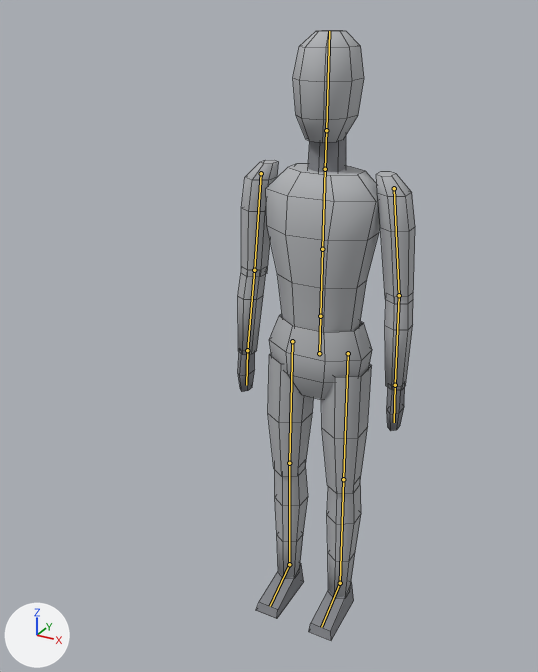
What one commit did to the Blender file art/player.blend.
Both versions are drawn from a camera (50 mm lens) standing at (0.829, -1.818, 1.85) and looking at (-0.092, -0.143, 1.013). Arrows for +X, +Y and +Z are at lower left; the lights stay in place. The older version comes first. The bones that bend it are drawn over the model as lines. Mesh edges are drawn as thin lines.

The first picture shows 'Player'.
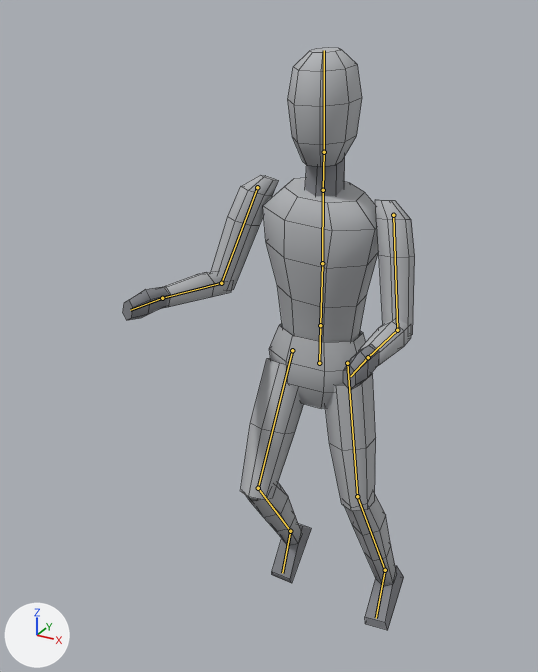
The newer file adds an action. The first version stands in its rest pose; the second is drawn at frame 3 of the action 'strafe_left'.

Changed parts and their boxes (x1, y1, x2, y2) in the pictures (538 x 672 px):
'Player', posed (65% wider)
    before: (238, 30, 415, 641)
    after: (123, 48, 415, 630)
bone 'hips', root to tip
    before: (319, 353) to (320, 316)
    after: (319, 363) to (320, 325)
bone 'spine', root to tip
    before: (320, 316) to (322, 249)
    after: (320, 325) to (322, 263)
bone 'chest', root to tip
    before: (322, 249) to (325, 169)
    after: (322, 263) to (323, 190)
bone 'neck', root to tip
    before: (325, 169) to (326, 130)
    after: (323, 190) to (324, 152)
bone 'head', root to tip
    before: (326, 130) to (329, 31)
    after: (324, 152) to (324, 50)
bone 'upper_arm.L', root to tip
    before: (394, 188) to (399, 295)
    after: (393, 215) to (397, 330)
bone 'forearm.L', root to tip
    before: (399, 295) to (395, 385)
    after: (397, 330) to (368, 357)
bone 'upper_arm.R', root to tip
    before: (261, 173) to (254, 270)
    after: (257, 187) to (221, 283)
bone 'forearm.R', root to tip
    before: (254, 270) to (247, 350)
    after: (221, 283) to (162, 298)
bone 'thigh.L', root to tip
    before: (348, 353) to (343, 479)
    after: (347, 363) to (357, 496)
bone 'shin.L', root to tip
    before: (343, 479) to (340, 583)
    after: (357, 496) to (385, 570)
bone 'thigh.R', root to tip
    before: (292, 341) to (289, 463)
    after: (292, 350) to (258, 488)
bone 'shin.R', root to tip
    before: (289, 463) to (289, 564)
    after: (258, 488) to (290, 531)
bone 'foot.R', root to tip
    before: (289, 564) to (270, 606)
    after: (290, 531) to (282, 573)

Patch to the scene script:
```diff
--- a/art/player.blend.py
+++ b/art/player.blend.py
@@ bone_hips @@
 bone_hips = bpy.data.objects['PlayerRig'].pose.bones['hips']
-bone_hips.location = (0.0, 0.0, 0.0)
+bone_hips.location = (0.0, -0.03, 0.0)
@@ bone_spine @@
 bone_spine = bpy.data.objects['PlayerRig'].pose.bones['spine']  # child of 'hips'
-bone_spine.rotation_quaternion = (1.0, 0.0, 0.0, 0.0)  # degrees (0, 0, 0)
+bone_spine.rotation_quaternion = (0.997, 0.07, -0.002, -0.035)  # degrees (8, 0, -4)
@@ bone_chest @@
 bone_chest = bpy.data.objects['PlayerRig'].pose.bones['chest']  # child of 'spine'
-bone_chest.rotation_quaternion = (1.0, 0.0, 0.0, 0.0)  # degrees (0, 0, 0)
+bone_chest.rotation_quaternion = (0.999, 0.035, 0.0, 0.0)  # degrees (4, 0, 0)
@@ bone_neck @@
 bone_neck = bpy.data.objects['PlayerRig'].pose.bones['neck']  # child of 'chest'
-bone_neck.rotation_quaternion = (1.0, 0.0, 0.0, 0.0)  # degrees (0, 0, 0)
+bone_neck.rotation_quaternion = (0.999, -0.035, 0.0, 0.0)  # degrees (-4, 0, 0)
@@ bone_head @@
 bone_head = bpy.data.objects['PlayerRig'].pose.bones['head']  # child of 'neck'
-bone_head.rotation_quaternion = (1.0, 0.0, 0.0, 0.0)  # degrees (0, 0, 0)
+bone_head.rotation_quaternion = (0.999, -0.035, -0.001, 0.035)  # degrees (-4, 0, 4)
@@ bone_upper_arm_l @@
 bone_upper_arm_l = bpy.data.objects['PlayerRig'].pose.bones['upper_arm.L']  # child of 'chest'
-bone_upper_arm_l.rotation_quaternion = (1.0, 0.0, 0.0, 0.0)  # degrees (0, 0, 0)
+bone_upper_arm_l.rotation_quaternion = (0.974, -0.205, -0.04, -0.088)  # degrees (-23, -7, -9)
@@ bone_forearm_l @@
 bone_forearm_l = bpy.data.objects['PlayerRig'].pose.bones['forearm.L']  # child of 'upper_arm.L'
-bone_forearm_l.rotation_quaternion = (1.0, 0.0, 0.0, 0.0)  # degrees (0, 0, 0)
+bone_forearm_l.rotation_quaternion = (0.766, -0.64, -0.037, -0.04)  # degrees (-80, -6, -1)
@@ bone_upper_arm_r @@
 bone_upper_arm_r = bpy.data.objects['PlayerRig'].pose.bones['upper_arm.R']  # child of 'chest'
-bone_upper_arm_r.rotation_quaternion = (1.0, 0.0, 0.0, 0.0)  # degrees (0, 0, 0)
+bone_upper_arm_r.rotation_quaternion = (0.974, -0.205, 0.04, 0.088)  # degrees (-23, 7, 9)
@@ bone_forearm_r @@
 bone_forearm_r = bpy.data.objects['PlayerRig'].pose.bones['forearm.R']  # child of 'upper_arm.R'
-bone_forearm_r.rotation_quaternion = (1.0, 0.0, 0.0, 0.0)  # degrees (0, 0, 0)
+bone_forearm_r.rotation_quaternion = (0.766, -0.64, 0.037, 0.04)  # degrees (-80, 6, 1)
@@ bone_thigh_l @@
 bone_thigh_l = bpy.data.objects['PlayerRig'].pose.bones['thigh.L']  # child of 'hips'
-bone_thigh_l.rotation_quaternion = (1.0, 0.0, 0.0, 0.0)  # degrees (0, 0, 0)
+bone_thigh_l.rotation_quaternion = (0.997, -0.034, 0.002, -0.07)  # degrees (-4, 0, -8)
@@ bone_shin_l @@
 bone_shin_l = bpy.data.objects['PlayerRig'].pose.bones['shin.L']  # child of 'thigh.L'
-bone_shin_l.rotation_quaternion = (1.0, 0.0, 0.0, 0.0)  # degrees (0, 0, 0)
+bone_shin_l.rotation_quaternion = (0.976, 0.216, 0.0, 0.0)  # degrees (25, 0, 0)
@@ bone_thigh_r @@
 bone_thigh_r = bpy.data.objects['PlayerRig'].pose.bones['thigh.R']  # child of 'hips'
-bone_thigh_r.rotation_quaternion = (1.0, 0.0, 0.0, 0.0)  # degrees (0, 0, 0)
+bone_thigh_r.rotation_quaternion = (0.976, -0.216, -0.001, 0.02)  # degrees (-25, 0, 2)
@@ bone_shin_r @@
 bone_shin_r = bpy.data.objects['PlayerRig'].pose.bones['shin.R']  # child of 'thigh.R'
-bone_shin_r.rotation_quaternion = (1.0, 0.0, 0.0, 0.0)  # degrees (0, 0, 0)
+bone_shin_r.rotation_quaternion = (0.866, 0.5, 0.0, 0.0)  # degrees (60, 0, 0)
@@ bone_foot_r @@
 bone_foot_r = bpy.data.objects['PlayerRig'].pose.bones['foot.R']  # child of 'shin.R'
-bone_foot_r.rotation_quaternion = (1.0, 0.0, 0.0, 0.0)  # degrees (0, 0, 0)
+bone_foot_r.rotation_quaternion = (0.996, 0.087, 0.0, 0.0)  # degrees (10, 0, 0)
```
